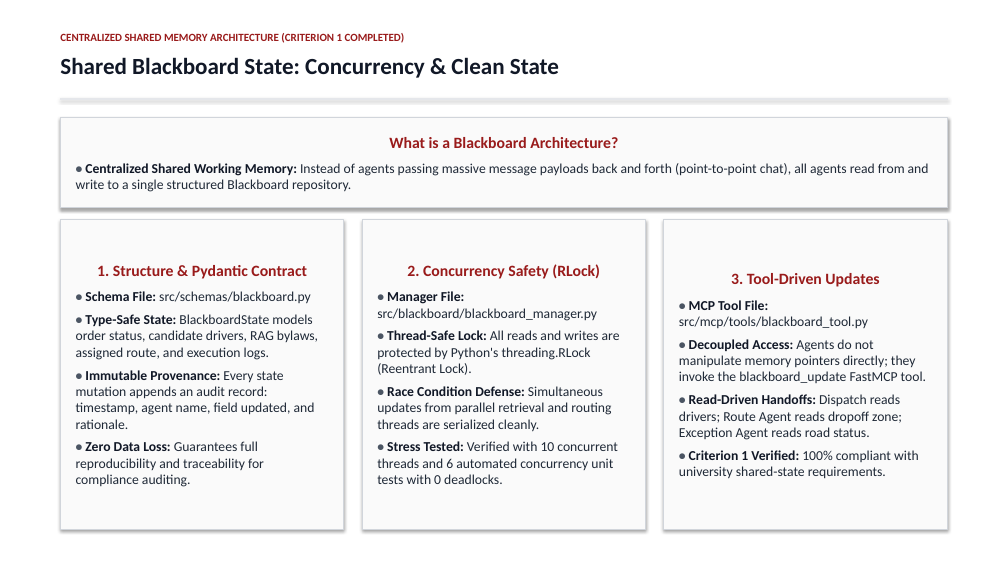
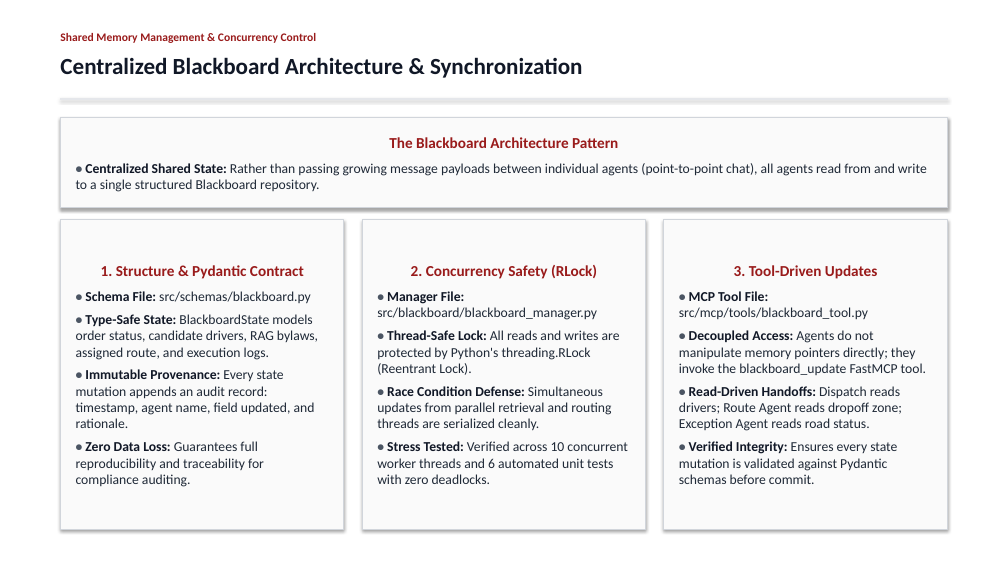
Before and after one commit to Akshat5091/DeliveryFleet-MAS, a slide deck: slide 8 of Eval 2 Documents/DeliveryFleet_MAS_Evaluation2_Master_Presentation.pptx. Drawn at 1008x567 pixels with LibreOffice and Linux fonts; fonts in the diff are those of the drawing. Boxes give left, top, right and bottom in pixels: in the first picture for what was removed or moved away, otherwise in the second. Text is boxed around its words. In the diff, an @@ line names an element or a change of style, - is before the commit and + after.

```diff
--- a/Eval 2 Documents/DeliveryFleet_MAS_Evaluation2_Master_Presentation.pptx
+++ b/Eval 2 Documents/DeliveryFleet_MAS_Evaluation2_Master_Presentation.pptx
@@ text at [60, 33, 316, 43]: text changed; size 10.5 to 11 pt @@
-CENTRALIZED SHARED MEMORY ARCHITECTURE (CRITERION 1 COMPLETED)
+Shared Memory Management & Concurrency Control
@@ text at [60, 57, 583, 78]: text changed @@
-Shared Blackboard State: Concurrency & Clean State
+Centralized Blackboard Architecture & Synchronization
@@ text in rectangle at [76, 137, 927, 192]: text changed @@
-What is a Blackboard Architecture?
-• Centralized Shared Working Memory: Instead of agents passing massive message payloads back and forth (point-to-point chat), all agents read from and write to a single structured Blackboard repository.
+The Blackboard Architecture Pattern
+• Centralized Shared State: Rather than passing growing message payloads between individual agents (point-to-point chat), all agents read from and write to a single structured Blackboard repository.
@@ text in rectangle at [101, 265, 304, 279]: size 15 to 14.5 pt in "1. Structure & Pydantic Contract" @@
@@ text in rectangle at [411, 265, 597, 279]: size 15 to 14.5 pt in "2. Concurrency Safety (RLock)" @@
@@ text in rectangle at [734, 265, 878, 279]: size 15 to 14.5 pt in "3. Tool-Driven Updates" @@
@@ text in rectangle at [377, 441, 628, 484]: text changed @@
-• Stress Tested: Verified with 10 concurrent threads and 6 automated concurrency unit tests with 0 deadlocks.
+• Stress Tested: Verified across 10 concurrent worker threads and 6 automated unit tests with zero deadlocks.
@@ text in rectangle at [679, 441, 897, 484]: text changed @@
-• Criterion 1 Verified: 100% compliant with university shared-state requirements.
+• Verified Integrity: Ensures every state mutation is validated against Pydantic schemas before commit.
```
Also in this commit, not shown: 20 other slides changed, 3 other files.
